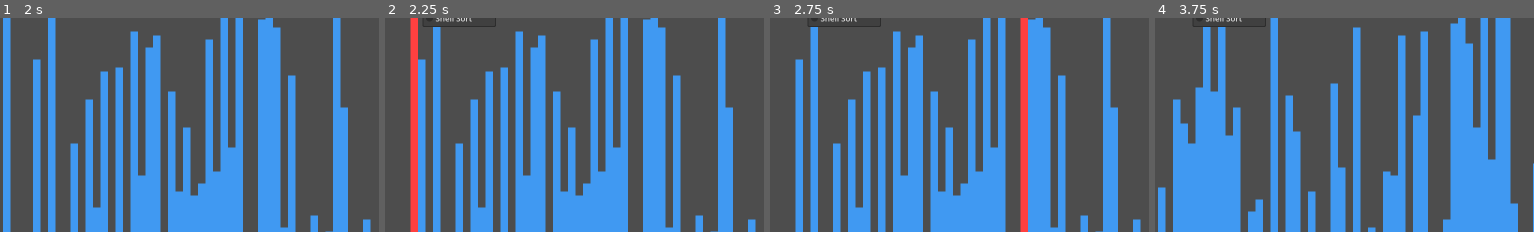
Above: before the commit, frames 1-4 (left to right).
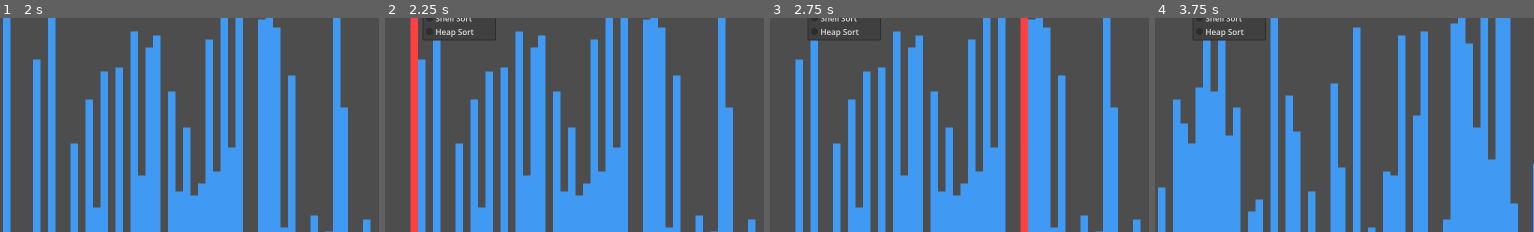
Above: after the commit, the same moments.

Repository: jiro4989/sort_visualizer
Game: Godot game, scene res://src/main.tscn
Same seed, same stepped clock (60 frames per second), same inputs: the game is played once before the commit and once after it.
Inputs:
- Up to frame 1 (2 s): click "Run Sort" at 0.5 s; click "Shuffle" at 1.25 s
- Up to frame 2 (2.25 s): click "Bubble Sort" at 2 s
- Up to frame 3 (2.75 s): no input
- Up to frame 4 (3.75 s): click "Shuffle" at 2.75 s; click "Bubble Sort" at 3.5 s
The pictures show only the part of the screen within x 0-50%, y 19-69%; the shares and areas given below are measured in that part.

Frame 1 is identical in both runs. In frame 2, 0.3% of the frame differs, in the area x 10-30%, y 4-11%; in frame 3, 0.3%; in frame 4, 0.4%.

Commit message:
feat: heap sort を実装

Diff:
--- a/src/main.gd
+++ b/src/main.gd
@@ -52,6 +52,8 @@
 			selection_sort()
 		"Shell Sort":
 			shell_sort()
+		"Heap Sort":
+			heap_sort()
 
 ## 指定したインデックスの Panel の背景色を変更する。
 func highlight_panel(selected_index: int) -> void:
@@ -233,3 +235,60 @@
 
 	highlight_panel(-1)
 	status_label.text = create_status_text("Done", start_time, loop_count)
+
+## ヒープソートを実行する。
+func heap_sort() -> void:
+	var start_time: float = Time.get_ticks_msec()
+	var loop_count_box: Array[int] = [0]
+	var size: int = sort_values.size()
+
+	for i in range(floori(float(size) / 2.0) - 1, -1, -1):
+		await _heapify(size, i, start_time, loop_count_box)
+
+	for end_index in range(size - 1, 0, -1):
+		var temp: int = sort_values[0].get_value()
+		sort_values[0].set_value(sort_values[end_index].get_value())
+		sort_values[end_index].set_value(temp)
+
+		loop_count_box[0] += 1
+		highlight_panel(end_index)
+		status_label.text = create_status_text("Running", start_time, loop_count_box[0])
+		await get_tree().create_timer(SLEEP_TIME).timeout
+
+		await _heapify(end_index, 0, start_time, loop_count_box)
+
+	highlight_panel(-1)
+	status_label.text = create_status_text("Done", start_time, loop_count_box[0])
+
+func _heapify(heap_size: int, root_index: int, start_time: float, loop_count_box: Array[int]) -> void:
+	var largest: int = root_index
+	var left: int = 2 * root_index + 1
+	var right: int = 2 * root_index + 2
+
+	if left < heap_size:
+		loop_count_box[0] += 1
+		highlight_panel(left)
+		status_label.text = create_status_text("Running", start_time, loop_count_box[0])
+		await get_tree().create_timer(SLEEP_TIME).timeout
+		if sort_values[left].get_value() > sort_values[largest].get_value():
+			largest = left
+
+	if right < heap_size:
+		loop_count_box[0] += 1
+		highlight_panel(right)
+		status_label.text = create_status_text("Running", start_time, loop_count_box[0])
+		await get_tree().create_timer(SLEEP_TIME).timeout
+		if sort_values[right].get_value() > sort_values[largest].get_value():
+			largest = right
+
+	if largest != root_index:
+		var temp: int = sort_values[root_index].get_value()
+		sort_values[root_index].set_value(sort_values[largest].get_value())
+		sort_values[largest].set_value(temp)
+
+		loop_count_box[0] += 1
+		highlight_panel(largest)
+		status_label.text = create_status_text("Running", start_time, loop_count_box[0])
+		await get_tree().create_timer(SLEEP_TIME).timeout
+
+		await _heapify(heap_size, largest, start_time, loop_count_box)
--- a/src/main.tscn
+++ b/src/main.tscn
@@ -27,7 +27,7 @@
 [node name="SelectSortOption" type="OptionButton" parent="MarginContainer/VBoxContainer/HBoxContainer" unique_id=667707412]
 layout_mode = 2
 selected = 0
-item_count = 5
+item_count = 6
 popup/item_0/text = "Bubble Sort"
 popup/item_0/id = 0
 popup/item_1/text = "Merge Sort"
@@ -38,6 +38,8 @@
 popup/item_3/id = 3
 popup/item_4/text = "Shell Sort"
 popup/item_4/id = 4
+popup/item_5/text = "Heap Sort"
+popup/item_5/id = 5
 
 [node name="RunSortButton" type="Button" parent="MarginContainer/VBoxContainer/HBoxContainer" unique_id=160608520]
 layout_mode = 2
